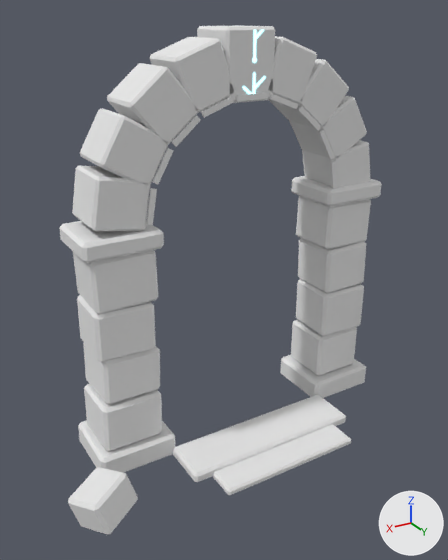
What one commit did to the FBX model Assets/Dravio/Environment/Models/SM_ENV_Gate_Ancient.fbx.
Both versions are drawn from a camera (50 mm lens) standing at (4.97, 7.97, 6.59) and looking at (0.54, 0.58, 2.89). The axes (+X, +Y, +Z) are drawn at lower right. The lights are the same throughout. The older version comes first. Where no turn or scale is listed for an object, it has been applied to the vertices.

The scene before the commit, as lines of its bpy script (objects in view):
```python
me_sm_env_gate_ancient = bpy.data.meshes.new('SM_ENV_Gate_Ancient')
me_sm_env_gate_ancient.from_pydata(...)  # 648 vertices, 678 faces; spans x -2.67..3.37, y -0.57..1.82, z -0.12..6.42
me_sm_env_gate_ancient.materials.append(mat_env_props)
ob_sm_env_gate_ancient = bpy.data.objects.new('SM_ENV_Gate_Ancient', me_sm_env_gate_ancient)
ob_sm_env_gate_ancient.location = (0.0, 0.0, 0.0)
```
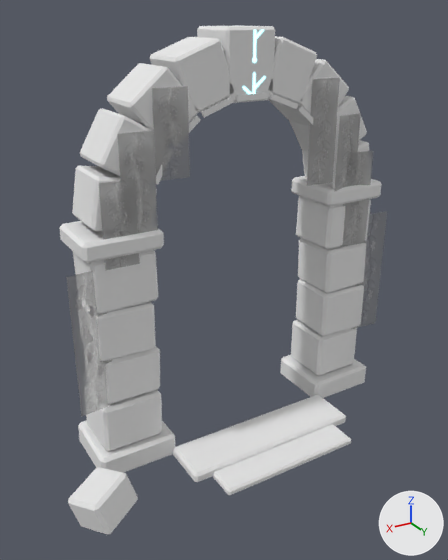
Pixel boxes [x1, y1, x2, y2] of what changed, in the pictures (448 x 560 px):
'SM_ENV_Gate_Ancient', reshaped: before [59, 25, 382, 534]; after [59, 25, 387, 534]
part 1 of me_sm_env_gate_ancient, added: after [66, 78, 387, 417]

What changed in the scene script:
```text
Add img_t_env_foliage_png:
    img_t_env_foliage_png = load_image('T_ENV_Foliage.png', '../Textures/T_ENV_Foliage.png', 1024, 512, 'Non-Color')
Add mat_env_foliage:
    mat_env_foliage = bpy.data.materials.new('ENV_Foliage')
    mat_env_foliage.use_nodes = True; mat_env_foliage.node_tree.nodes.clear()
    _N = mat_env_foliage.node_tree.nodes; _L = mat_env_foliage.node_tree.links
    n0 = _N.new('ShaderNodeBsdfPrincipled'); n0.name = 'Principled BSDF'
    n0.inputs[2].default_value = 0.9  # 'Roughness'
    n1 = _N.new('ShaderNodeOutputMaterial'); n1.name = 'Material Output'
    n2 = _N.new('ShaderNodeTexImage'); n2.name = 'Image Texture'
    n2.image = img_t_env_foliage_png
    _L.new(n2.outputs[0], n0.inputs[4])  # 'Color' to 'Alpha'
    _L.new(n0.outputs[0], n1.inputs[0])  # 'BSDF' to 'Surface'
Change me_sm_env_gate_ancient:
    used by ob_sm_env_gate_ancient; location = (0.0, 0.0, 0.0)
    remove me_sm_env_gate_ancient.from_pydata(...)  # 648 vertices, 678 faces; spans x -2.67..3.37, y -0.57..1.82, z -0.12..6.42
    add me_sm_env_gate_ancient.from_pydata(...)  # 728 vertices, 698 faces; spans x -2.87..3.37, y -0.57..1.82, z -0.12..6.42
    me_sm_env_gate_ancient part 1
    68 vertices are added at x -2.87..2.87, y -0.32..0.51, z 1.2..4.51
    6 new vertices lie (0.0, 0.0, 1.6) away from vertices in x -2.35..2.04, y 0.43..0.51, z 2.93..4.1
    6 new vertices lie (0.0, 0.0, 1.2) away from vertices in x -2.07..2.34, y 0.43..0.51, z 3.39..4.51
    20 new faces join them, mat_env_foliage
    add me_sm_env_gate_ancient.materials.append(mat_env_foliage)
```
